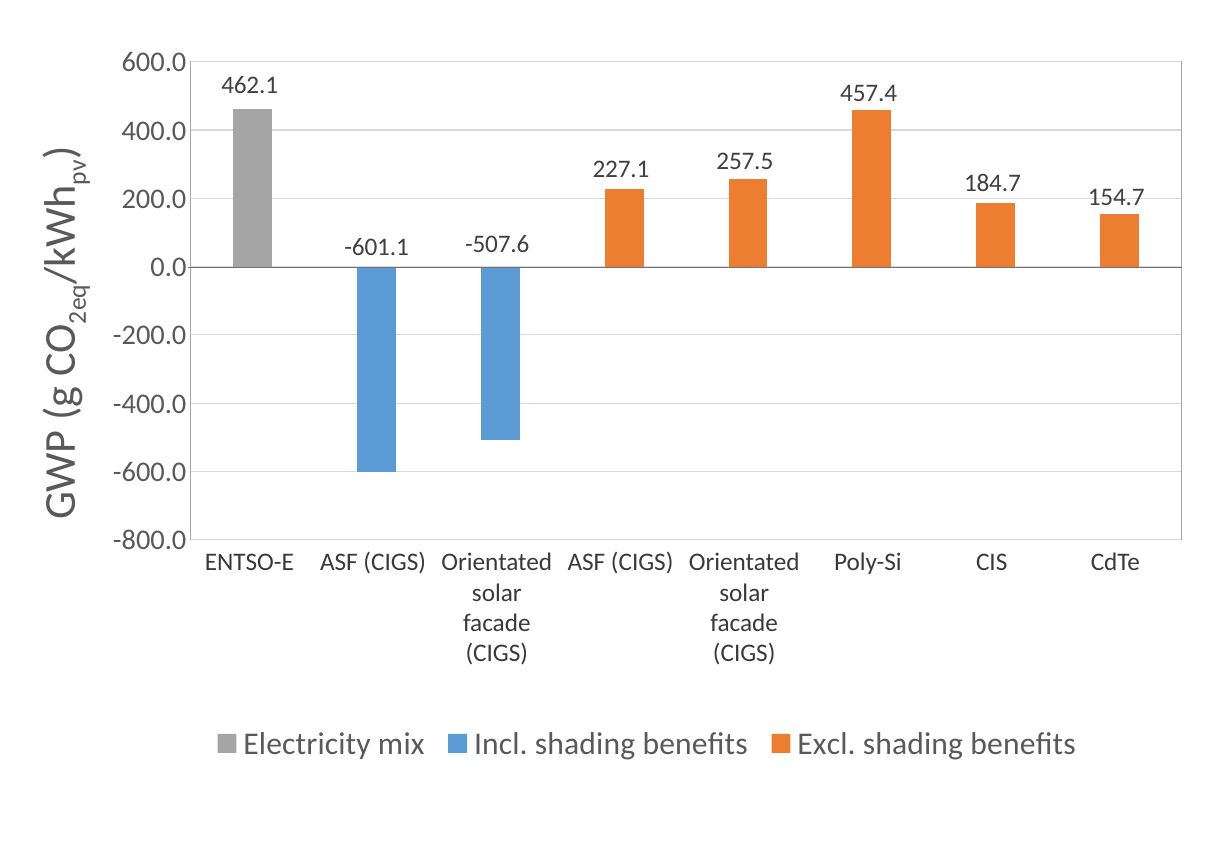
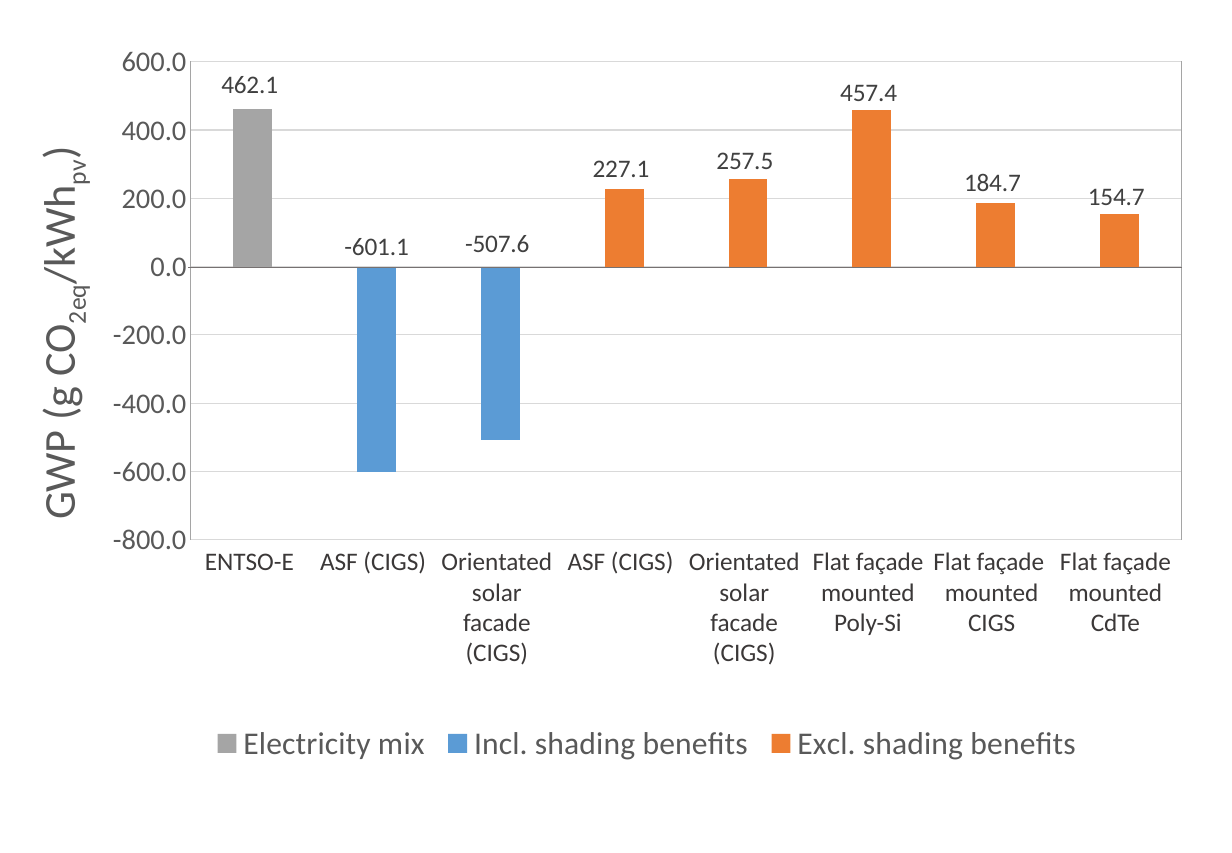
Before and after one commit to architecture-building-systems/LCA_Paper, a slide deck: slide 19 of elsarticle/Images/Thesis charts.pptx. Drawn at 1232x853 pixels with LibreOffice and Linux fonts; fonts in the diff are those of the drawing. Boxes give left, top, right and bottom in pixels: in the first picture for what was removed or moved away, otherwise in the second. Text is boxed around its words. In the diff, an @@ line names an element or a change of style, - is before the commit and + after.

```diff
--- a/elsarticle/Images/Thesis charts.pptx
+++ b/elsarticle/Images/Thesis charts.pptx
@@ text at [813, 552, 924, 635]: text changed @@
-Poly-Si
+Flat façade mounted Poly-Si
@@ text at [933, 552, 1045, 631]: text changed @@
-CIS
+Flat façade mounted
+CIGS
@@ text at [1060, 552, 1171, 631]: text changed @@
-CdTe
+Flat façade mounted CdTe
```
Also in this commit, not shown: 1 other slide changed, 3 other files.
